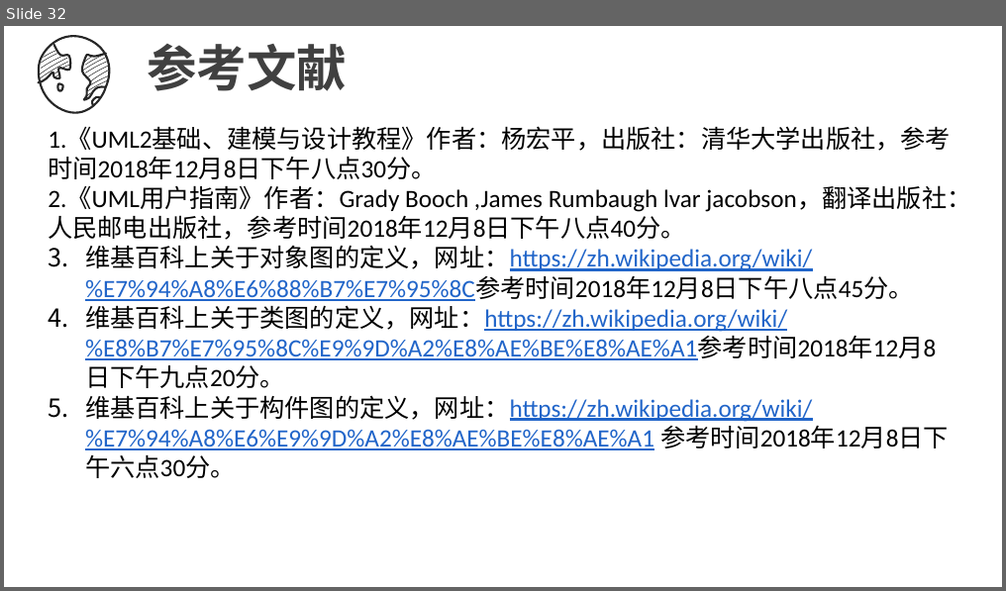
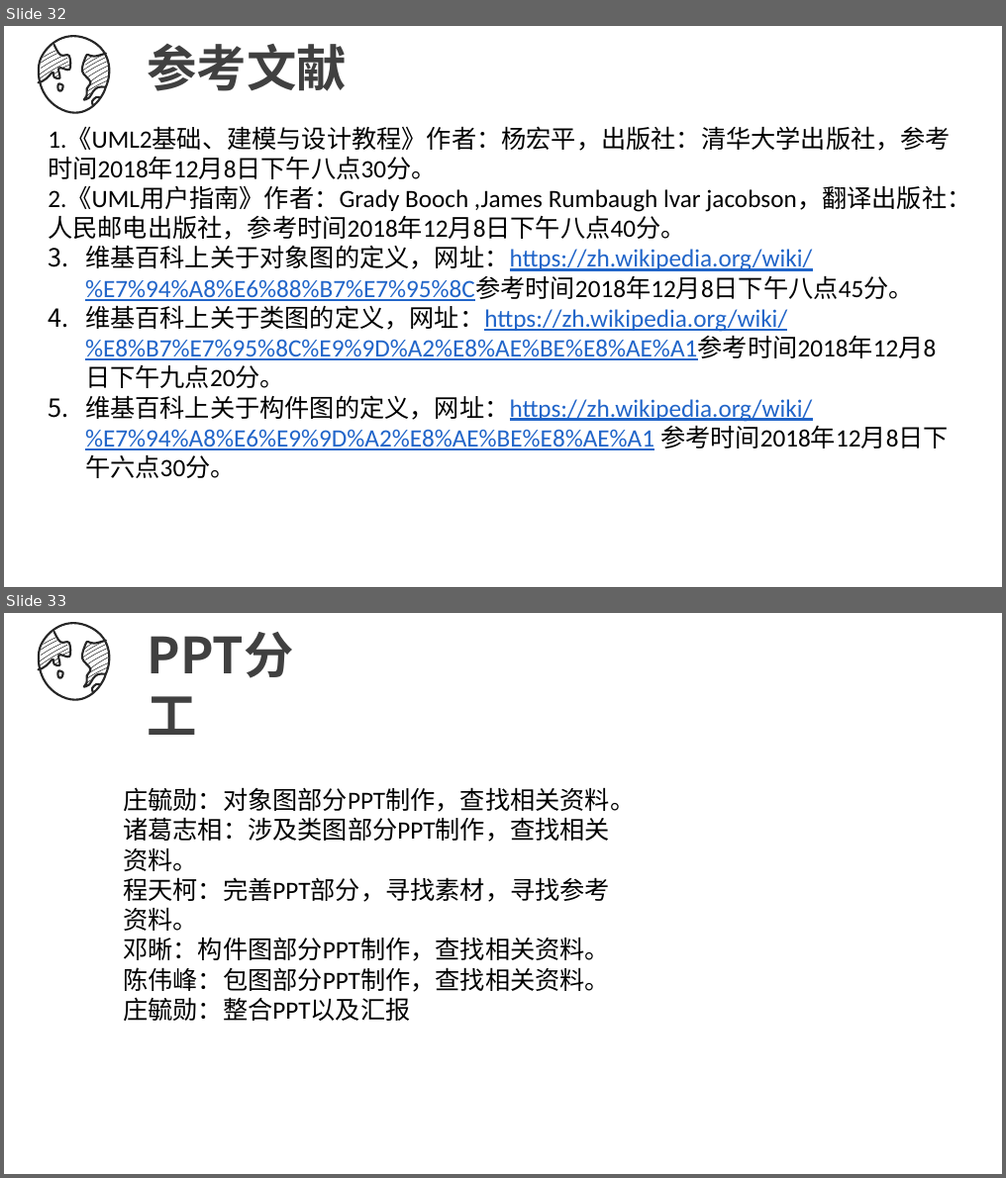
Before and after one commit to SarielX98/PRD2018G14, a slide deck: 受控文档/软件需求工程/0项目准备/PRD2018-G14-UML3对象图构件图包图.pptx. Shown one above the other, each under a label of ours: slide 32 before the commit, slides 32 and 33 after it. The pictures are 1006x591 and 1006x1178 pixels, drawn with LibreOffice and Linux fonts; fonts in the diff are those of the drawing. Boxes give left, top, right and bottom in pixels: in the first picture for what was removed or moved away, otherwise in the second. Text is boxed around its words. In the diff, an @@ line names an element or a change of style, - is before the commit and + after.

```diff
--- a/受控文档/软件需求工程/0项目准备/PRD2018-G14-UML3对象图构件图包图.pptx
+++ b/受控文档/软件需求工程/0项目准备/PRD2018-G14-UML3对象图构件图包图.pptx
@@ slide 33 added at <box>4,613,1002,1174</box>, background #FFFFFF @@
@@ text added at <box>140,621,333,688</box>, 48 pt, text #404040, bold @@
+PPT分工
@@ group added at <box>27,613,120,708</box>: 22 freeform shapes @@
@@ text added at <box>123,787,635,1021</box>, 24 pt, text #000000 @@
+庄毓勋：对象图部分PPT制作，查找相关资料。
+诸葛志相：涉及类图部分PPT制作，查找相关资料。
+程天柯：完善PPT部分，寻找素材，寻找参考资料。
+邓晰：构件图部分PPT制作，查找相关资料。
+陈伟峰：包图部分PPT制作，查找相关资料。
+庄毓勋：整合PPT以及汇报
```
Also in this commit, not shown: 7 slides changed, 5 other files.
